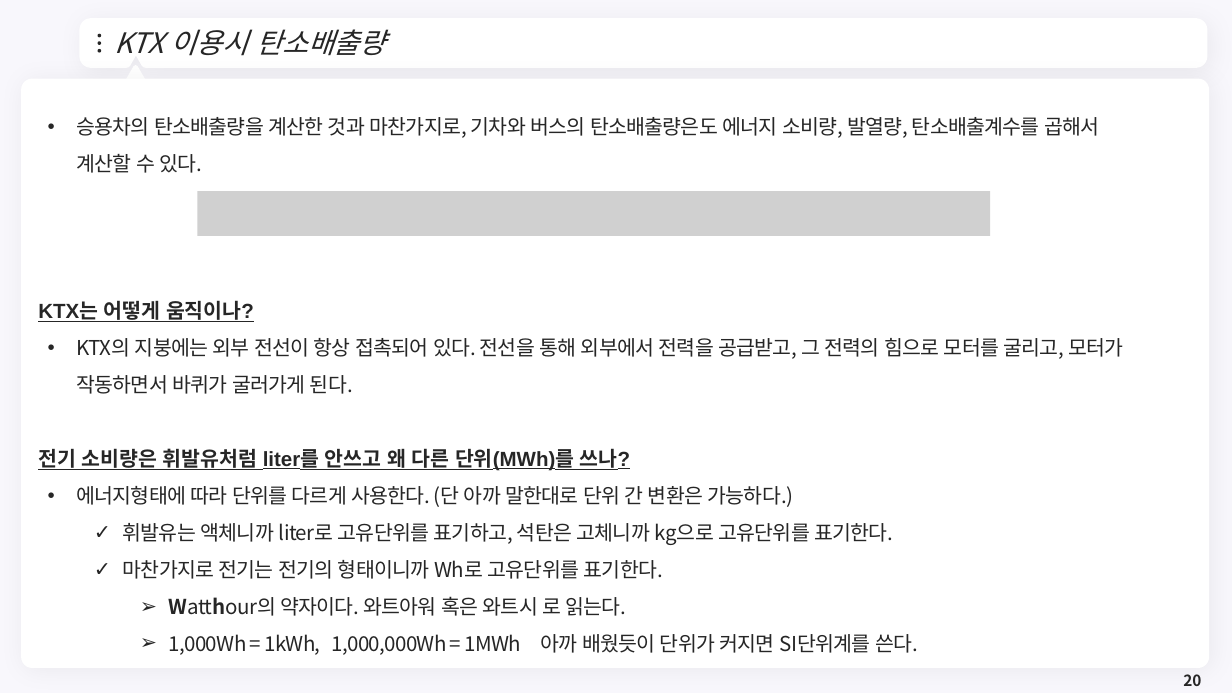
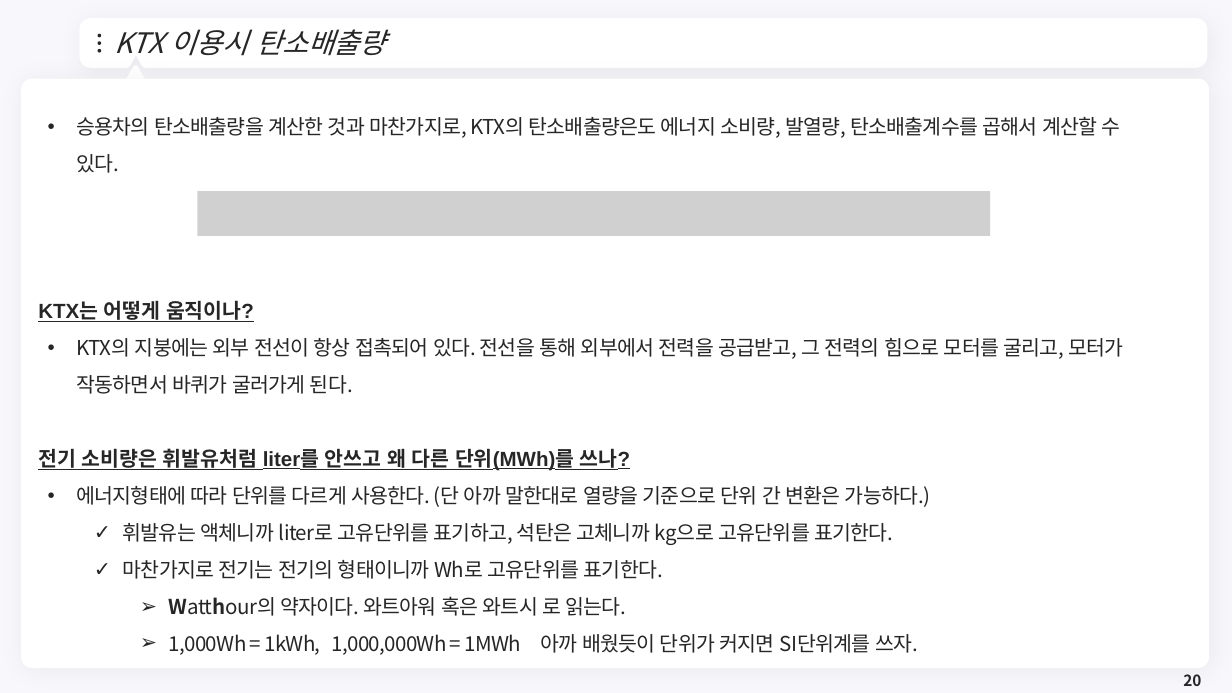
Before and after one commit to meandthey/Teaching, a slide deck: slide 20 of 생활속의 경제/01_Lectures/생활속의 경제_(에너지경제)_2.pptx. Drawn at 1232x693 pixels with LibreOffice and Linux fonts; fonts in the diff are those of the drawing; grey boxes stand for pictures; background and template pictures are left out. Boxes give left, top, right and bottom in pixels: in the first picture for what was removed or moved away, otherwise in the second. Text is boxed around its words. In the diff, an @@ line names an element or a change of style, - is before the commit and + after.

```diff
--- a/생활속의 경제/01_Lectures/생활속의 경제_(에너지경제)_2.pptx
+++ b/생활속의 경제/01_Lectures/생활속의 경제_(에너지경제)_2.pptx
@@ text at box(76, 117, 1121, 173): text changed @@
-• 승용차의 탄소배출량을 계산한 것과 마찬가지로, 기차와 버스의 탄소배출량은도 에너지 소비량, 발열량, 탄소배출계수를 곱해서 계산할 수 있다.
+• 승용차의 탄소배출량을 계산한 것과 마찬가지로, KTX의 탄소배출량은도 에너지 소비량, 발열량, 탄소배출계수를 곱해서 계산할 수 있다.
@@ text at box(76, 486, 931, 507): text changed @@
-• 에너지형태에 따라 단위를 다르게 사용한다. (단 아까 말한대로 단위 간 변환은 가능하다.)
+• 에너지형태에 따라 단위를 다르게 사용한다. (단 아까 말한대로 열량을 기준으로 단위 간 변환은 가능하다.)
@@ text at box(169, 634, 918, 655): text changed @@
-    ➢ 1,000Wh = 1kWh, 1,000,000Wh = 1MWh 아까 배웠듯이 단위가 커지면 SI단위계를 쓴다.
+    ➢ 1,000Wh = 1kWh, 1,000,000Wh = 1MWh 아까 배웠듯이 단위가 커지면 SI단위계를 쓰자.
```
Also in this commit, not shown: 15 other slides changed, 10 other files.
